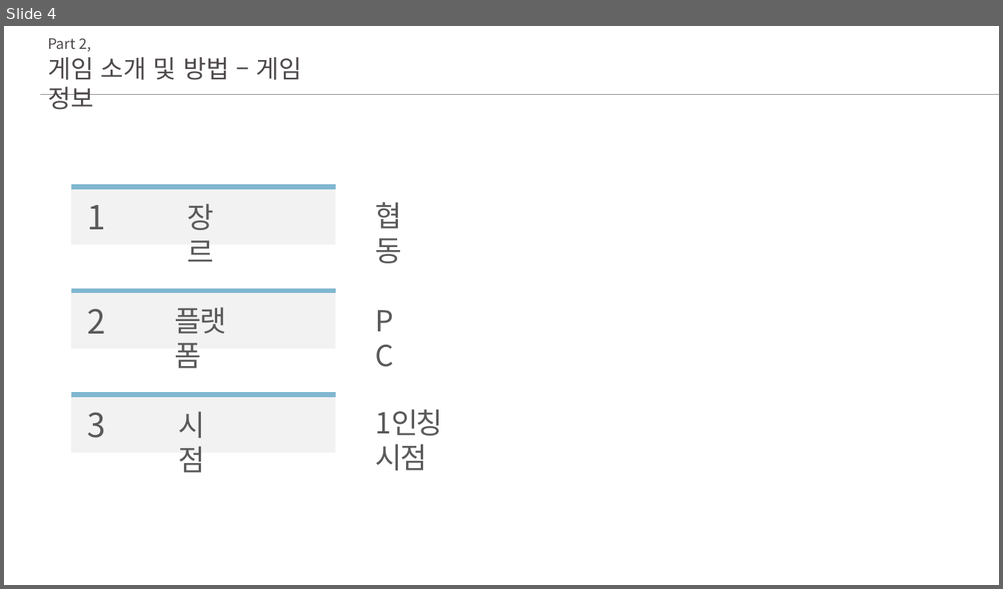
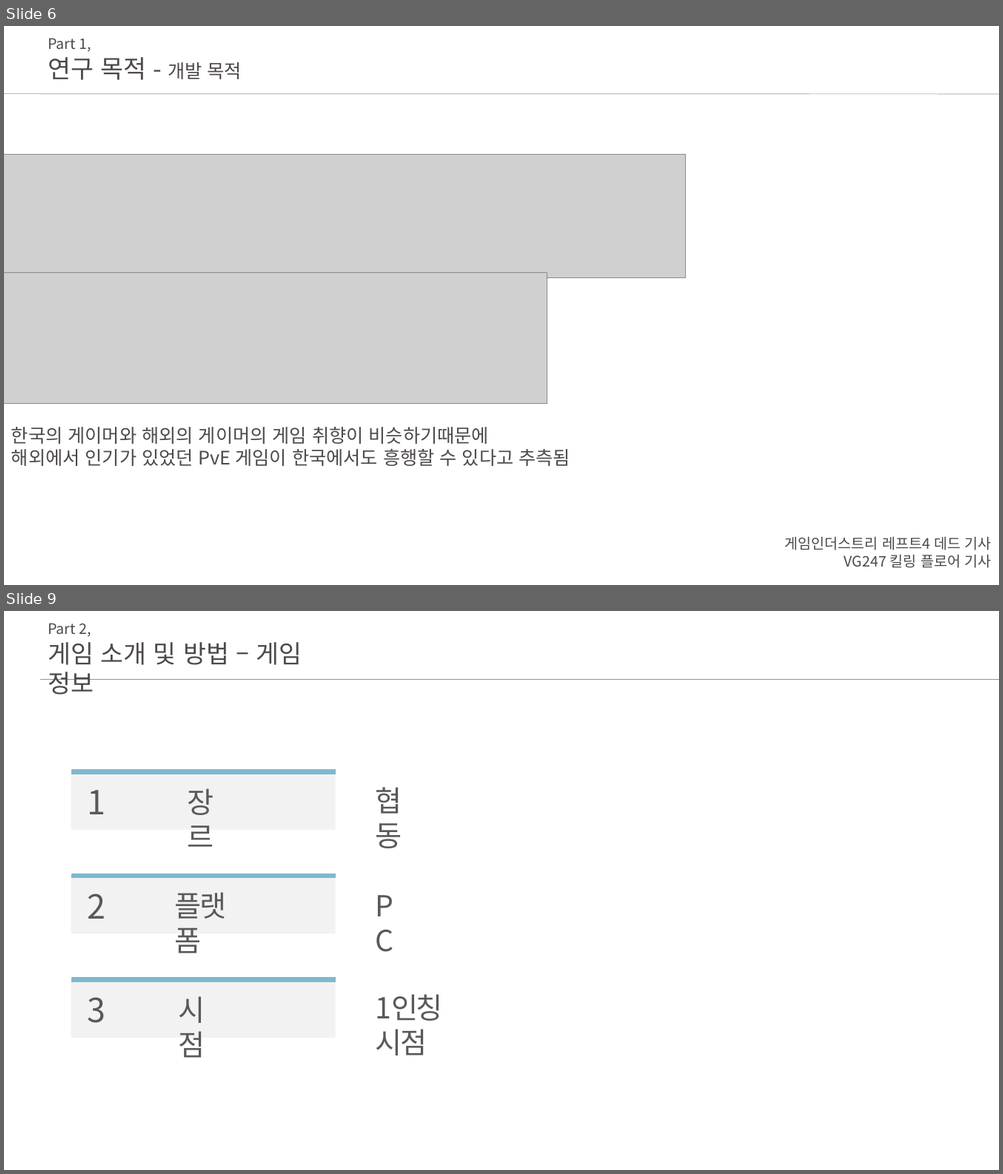
Before and after one commit to ghk01214/KPUFinalGame-deprecated-, a slide deck: docs/초안.pptx. Shown one above the other, each under a label of ours: slide 4 before the commit, slides 6 and 9 after it; the slides between them are not shown. The pictures are 1003x589 and 1003x1174 pixels, drawn with LibreOffice and Linux fonts; fonts in the diff are those of the drawing; grey boxes stand for pictures. Boxes give left, top, right and bottom in pixels: in the first picture for what was removed or moved away, otherwise in the second. Text is boxed around its words. In the diff, an @@ line names an element or a change of style, - is before the commit and + after.

```diff
--- a/docs/초안.pptx
+++ b/docs/초안.pptx
@@ slide 6 added at <box>4,26,999,585</box>, background #FFFFFF @@
@@ text added at <box>48,38,91,52</box>, 14 pt, text #4D484A @@
+Part 1,
@@ text added at <box>48,57,242,80</box>, 24 pt, text #4D484A @@
+연구 목적 - 개발 목적
@@ line added from (4, 94) to (999, 94), #989194 0.5 pt @@
@@ picture added at <box>4,154,686,278</box> @@
@@ picture added at <box>4,273,547,404</box> @@
@@ text added at <box>11,427,570,466</box>, 18 pt, text #4D484A @@
+한국의 게이머와 해외의 게이머의 게임 취향이 비슷하기때문에
+해외에서 인기가 있었던 PvE 게임이 한국에서도 흥행할 수 있다고 추측됨
@@ text added at <box>785,537,991,568</box>, 14 pt, text #4D484A @@
+게임인더스트리 레프트4 데드 기사
+VG247 킬링 플로어 기사
@@ what was slide 4 is now slide 9 @@
```
Also in this commit, not shown: 6 slides changed, 8 other slides added, 3 slides removed.
